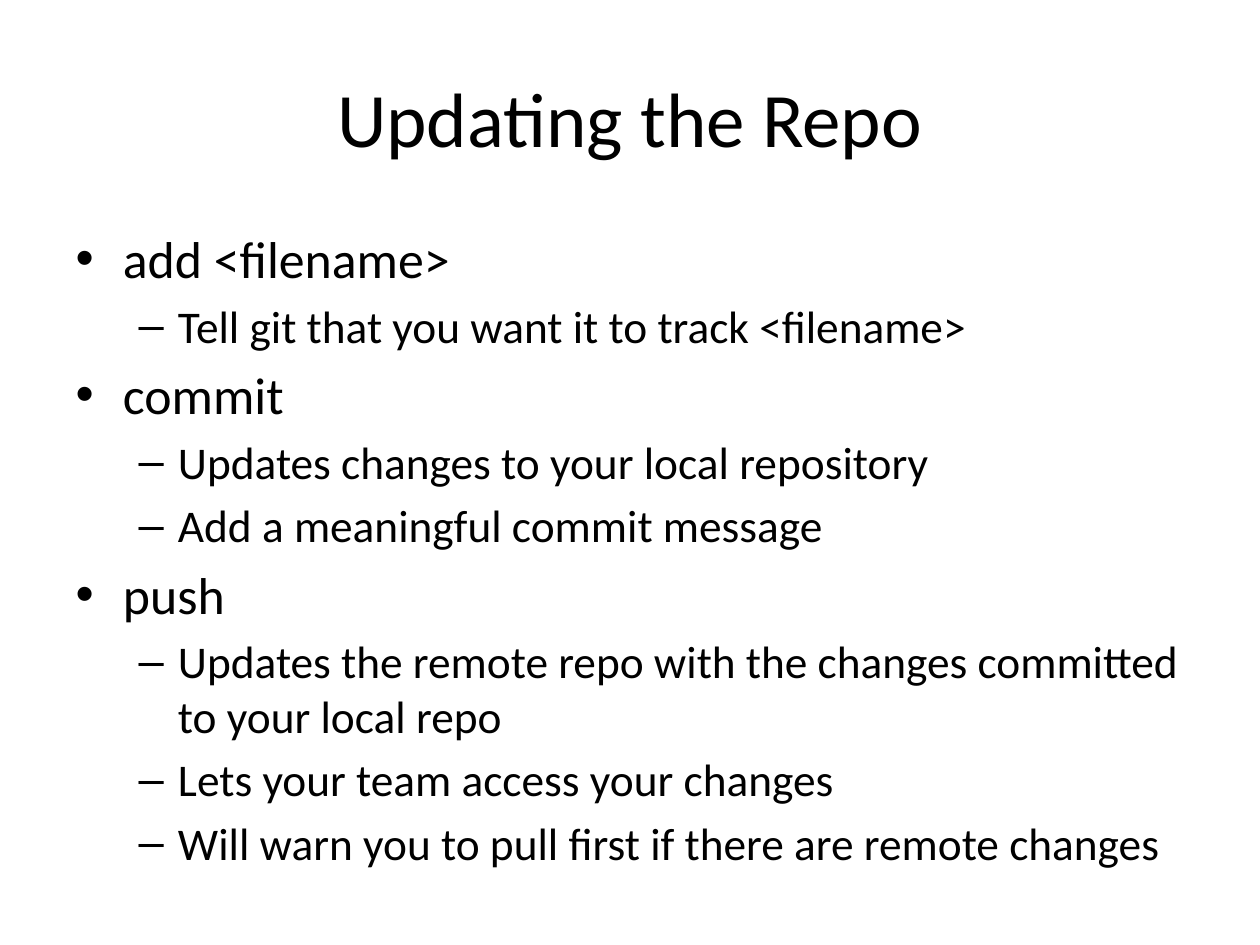
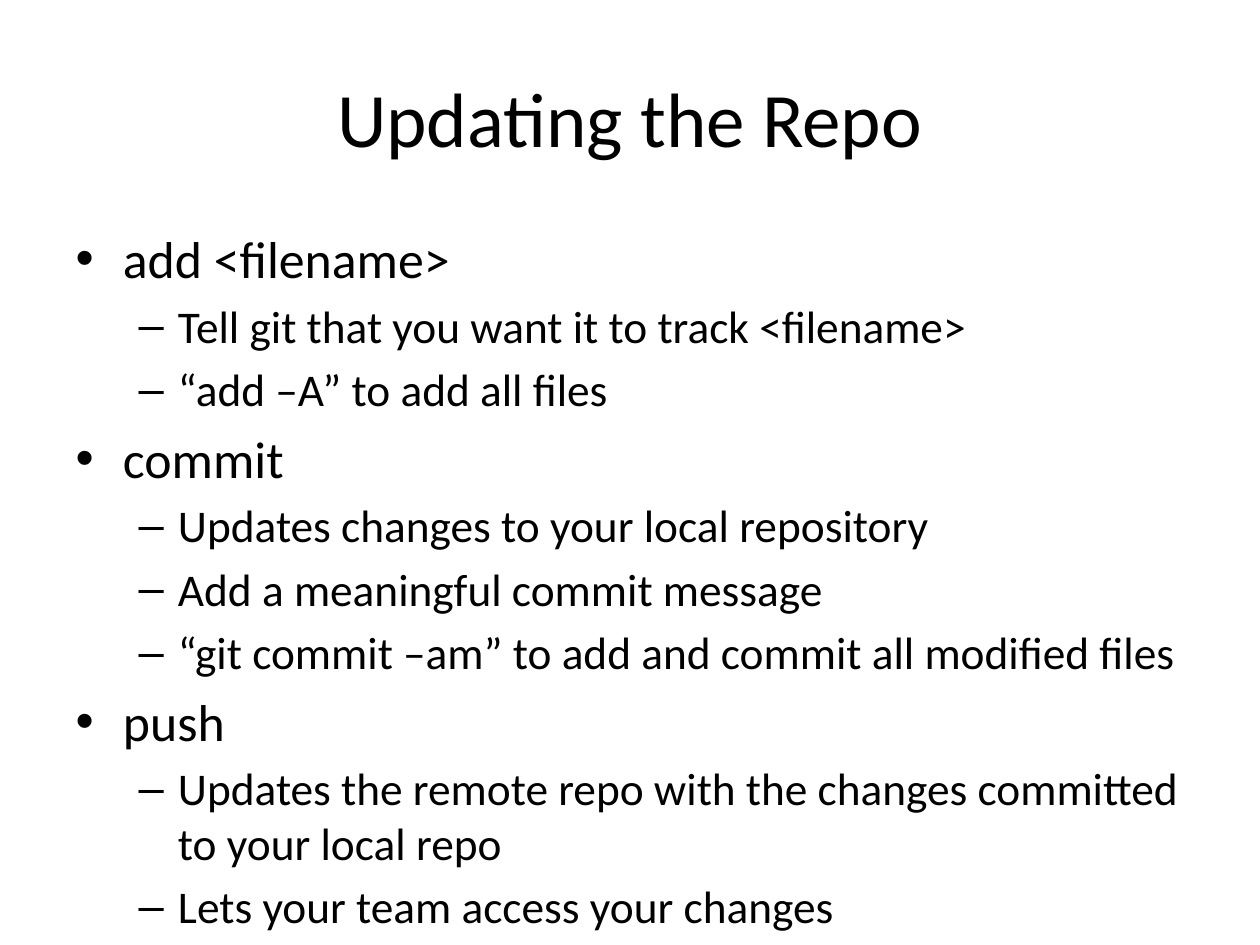
Before and after one commit to jessehartloff/CourseWebsite, a slide deck: slide 10 of static/courses/10-VersionControl.pptx. Drawn at 1260x945 pixels with LibreOffice and Linux fonts; fonts in the diff are those of the drawing. Boxes give left, top, right and bottom in pixels: in the first picture for what was removed or moved away, otherwise in the second. Text is boxed around its words. In the diff, an @@ line names an element or a change of style, - is before the commit and + after.

```diff
--- a/static/courses/10-VersionControl.pptx
+++ b/static/courses/10-VersionControl.pptx
@@ text at bbox=[178, 373, 608, 407]: paragraph added @@
+  – “add –A” to add all files
@@ text at bbox=[178, 636, 1174, 677]: paragraph added @@
+  – “git commit –am” to add and commit all modified files
```
Also in this commit, not shown: 6 other slides changed.
